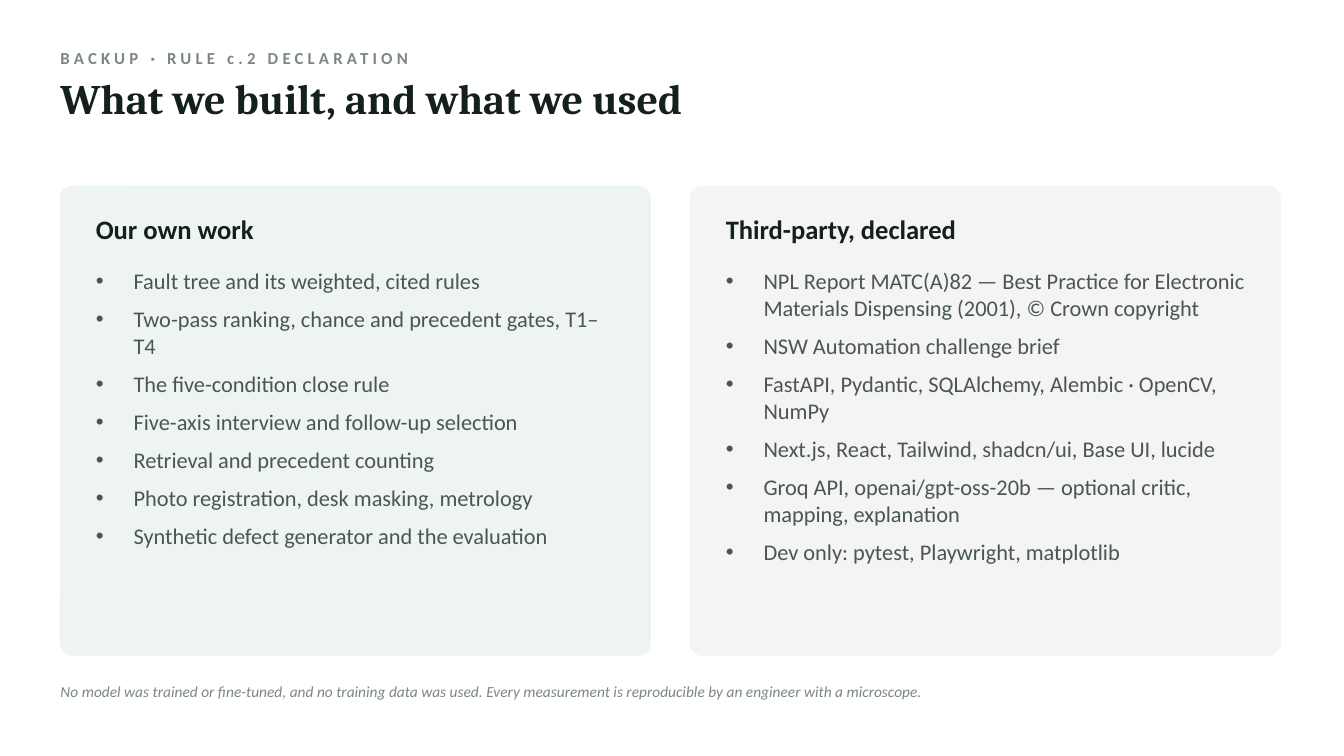
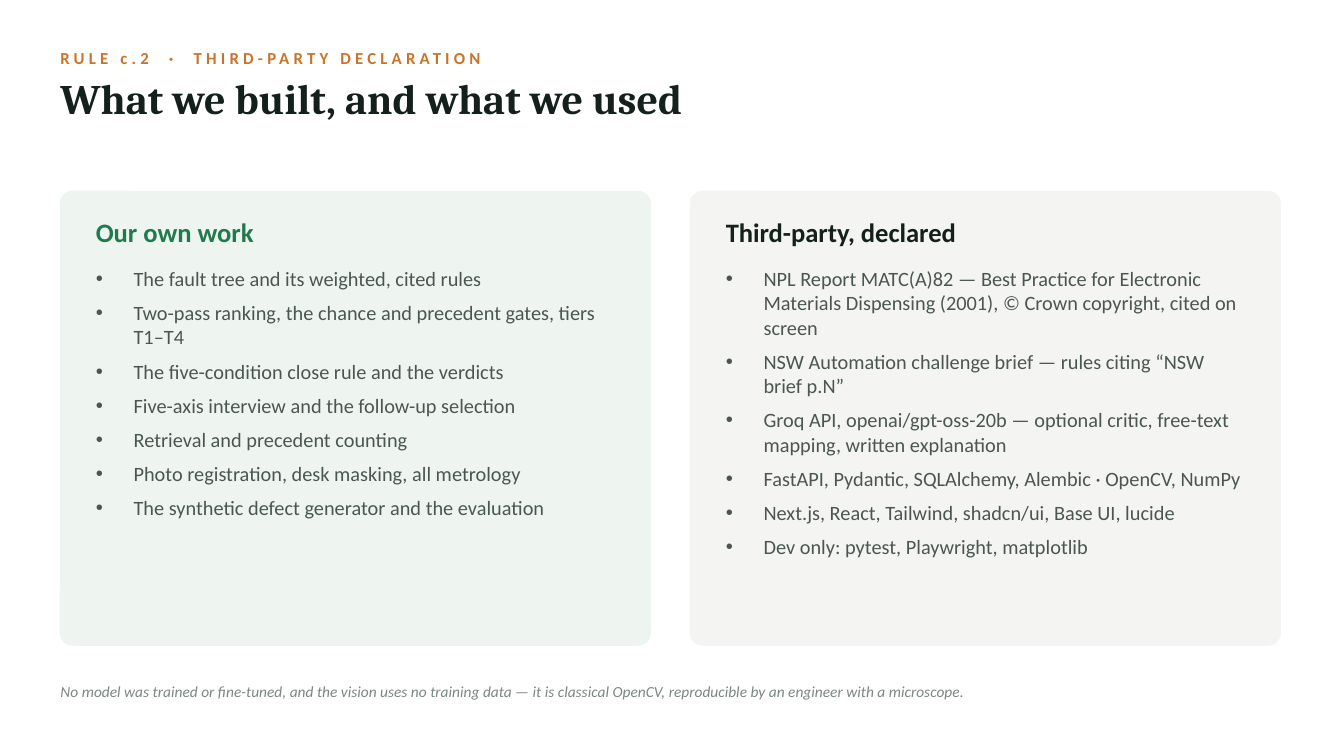
Before and after one commit to Calvin105/AiHorizon, a slide deck: slide 5 of docs/final/AI-Dispensing-Defect-Detective.pptx (slide 12 before the commit). Drawn at 1344x756 pixels with LibreOffice and Linux fonts; fonts in the diff are those of the drawing. Boxes give left, top, right and bottom in pixels: in the first picture for what was removed or moved away, otherwise in the second. Text is boxed around its words. In the diff, an @@ line names an element or a change of style, - is before the commit and + after.

```diff
--- a/docs/final/AI-Dispensing-Defect-Detective.pptx
+++ b/docs/final/AI-Dispensing-Defect-Detective.pptx
@@ text at (60, 53, 148, 64): text changed; text colour #7B8781 to #C8742B @@
-BACKUP · RULE c.2 DECLARATION
+RULE c.2 · THIRD-PARTY DECLARATION
@@ rounded rectangle: place and size @@
-rounded rectangle at (60, 187, 650, 655)
+rounded rectangle at (60, 192, 650, 645)
@@ rounded rectangle at (60, 192, 650, 645): proportions changed @@
@@ rounded rectangle at (691, 192, 1280, 645): proportions changed @@
@@ rounded rectangle: place and size @@
-rounded rectangle at (691, 187, 1280, 655)
+rounded rectangle at (691, 192, 1280, 645)
@@ text "Our own work" at (96, 223, 254, 242): text colour #14201B to #1F7A4D @@
@@ text at (134, 272, 595, 416): text changed; size 16 to 14.5 pt @@
-• Fault tree and its weighted, cited rules
-• Two-pass ranking, chance and precedent gates, T1–T4
-• The five-condition close rule
-• Five-axis interview and follow-up selection
+• The fault tree and its weighted, cited rules
+• Two-pass ranking, the chance and precedent gates, tiers T1–T4
+• The five-condition close rule and the verdicts
+• Five-axis interview and the follow-up selection
@@ text at (764, 271, 1236, 456): text changed; size 16 to 14.5 pt @@
-• NPL Report MATC(A)82 — Best Practice for Electronic Materials Dispensing (2001), © Crown copyright
-• NSW Automation challenge brief
+• NPL Report MATC(A)82 — Best Practice for Electronic Materials Dispensing (2001), © Crown copyright, cited on screen
+• NSW Automation challenge brief — rules citing “NSW brief p.N”
+• Groq API, openai/gpt-oss-20b — optional critic, free-text mapping, written explanation
@@ text at (134, 433, 407, 451): size 16 to 14.5 pt in "Retrieval and precedent counting"; less space between paragraphs @@
@@ text at (134, 467, 544, 519): text changed; size 16 to 14.5 pt @@
-• Photo registration, desk masking, metrology
-• Synthetic defect generator and the evaluation
+• Photo registration, desk masking, all metrology
+• The synthetic defect generator and the evaluation
@@ text at (764, 479, 1191, 526): paragraph removed @@
-• Groq API, openai/gpt-oss-20b — optional critic, mapping, explanation
@@ text at (764, 472, 1241, 558): size 16 to 14.5 pt in "FastAPI, Pydantic, SQLAlchemy, Alembic · OpenCV, NumPy", "Next.js, React, Tailwind, shadcn/ui, Base UI, lucide", "Dev only: pytest, Playwright, matplotlib"; less space between paragraphs @@
@@ text at (60, 686, 964, 700): text changed @@
-No model was trained or fine-tuned, and no training data was used. Every measurement is reproducible by an engineer with a microscope.
+No model was trained or fine-tuned, and the vision uses no training data — it is classical OpenCV, reproducible by an engineer with a microscope.
```
Also in this commit, not shown: 11 other slides changed, 2 slides added, 1 slide removed, 5 other files.
